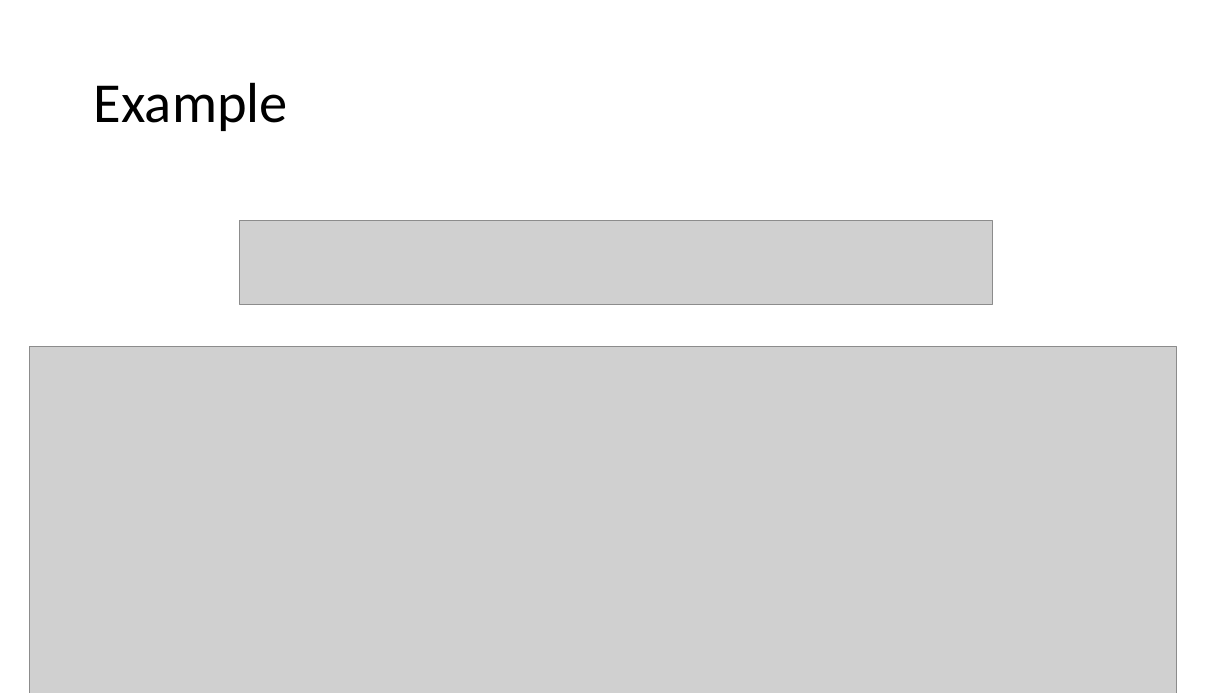
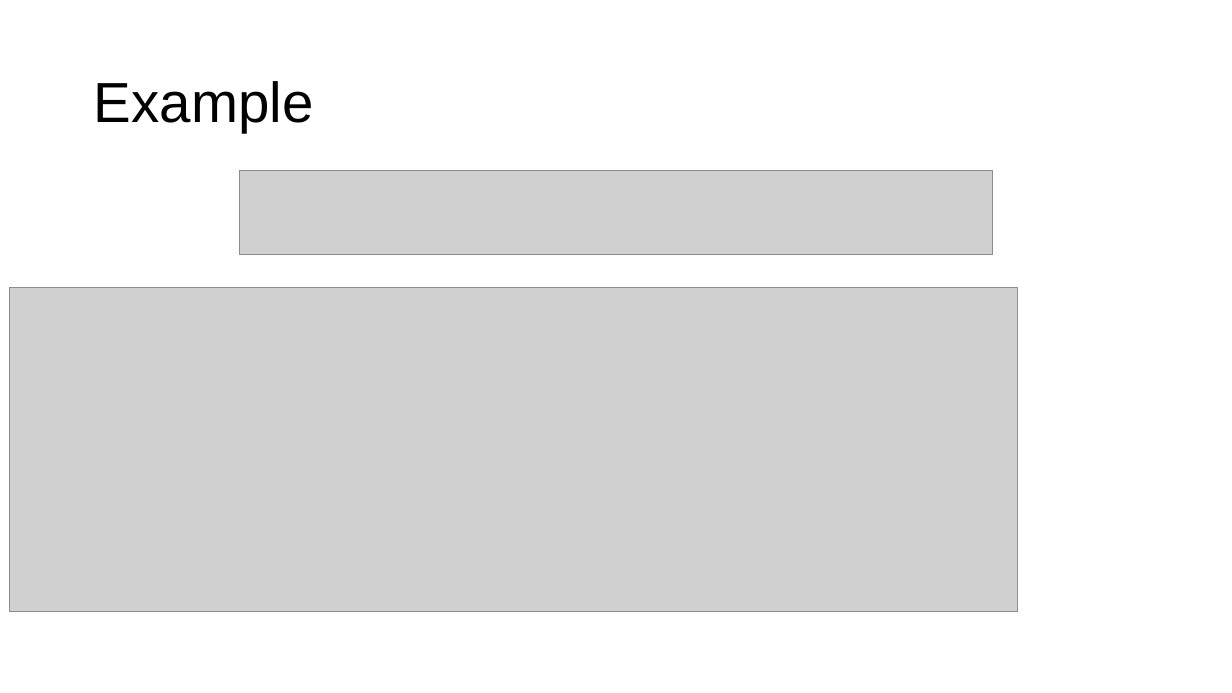
Before and after one commit to JoZonneveld/TCR-python-lessons, a slide deck: slide 20 of Lessons/Lesson 1/Introduction to Python.pptx. Drawn at 1232x693 pixels with LibreOffice and Linux fonts; fonts in the diff are those of the drawing; grey boxes stand for pictures; background and template pictures are left out. Boxes give left, top, right and bottom in pixels: in the first picture for what was removed or moved away, otherwise in the second. Text is boxed around its words. In the diff, an @@ line names an element or a change of style, - is before the commit and + after.

```diff
--- a/Lessons/Lesson 1/Introduction to Python.pptx
+++ b/Lessons/Lesson 1/Introduction to Python.pptx
@@ text "Example" at [94,81,314,132]: font Calibri to Arial @@
@@ picture: place and size @@
-picture at [239,221,993,305]
+picture at [239,171,993,255]
@@ picture: place and size @@
-picture at [30,347,1177,693]
+picture at [9,287,1018,612]
```
Also in this commit, not shown: 23 other slides changed, 2 other files.
